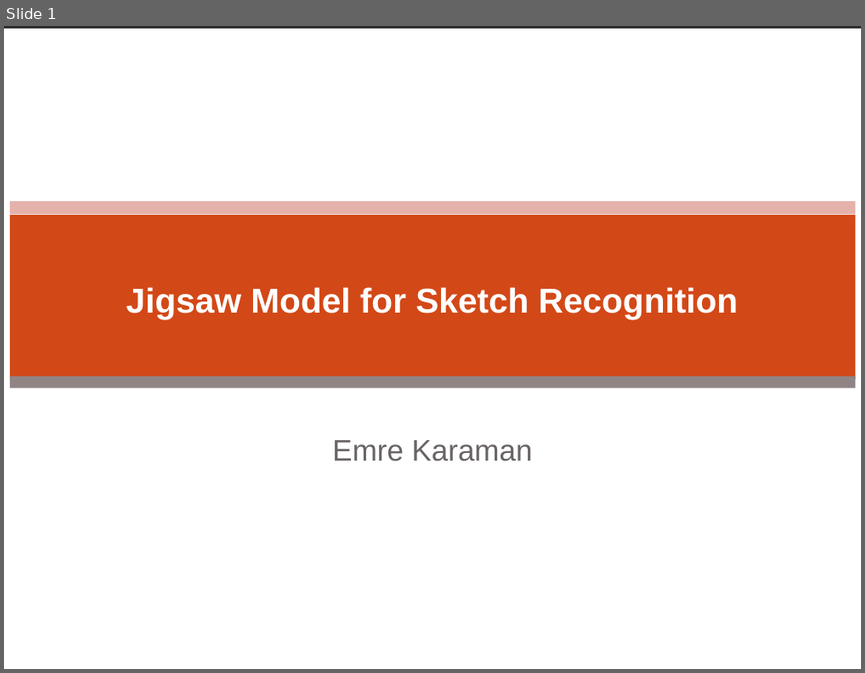
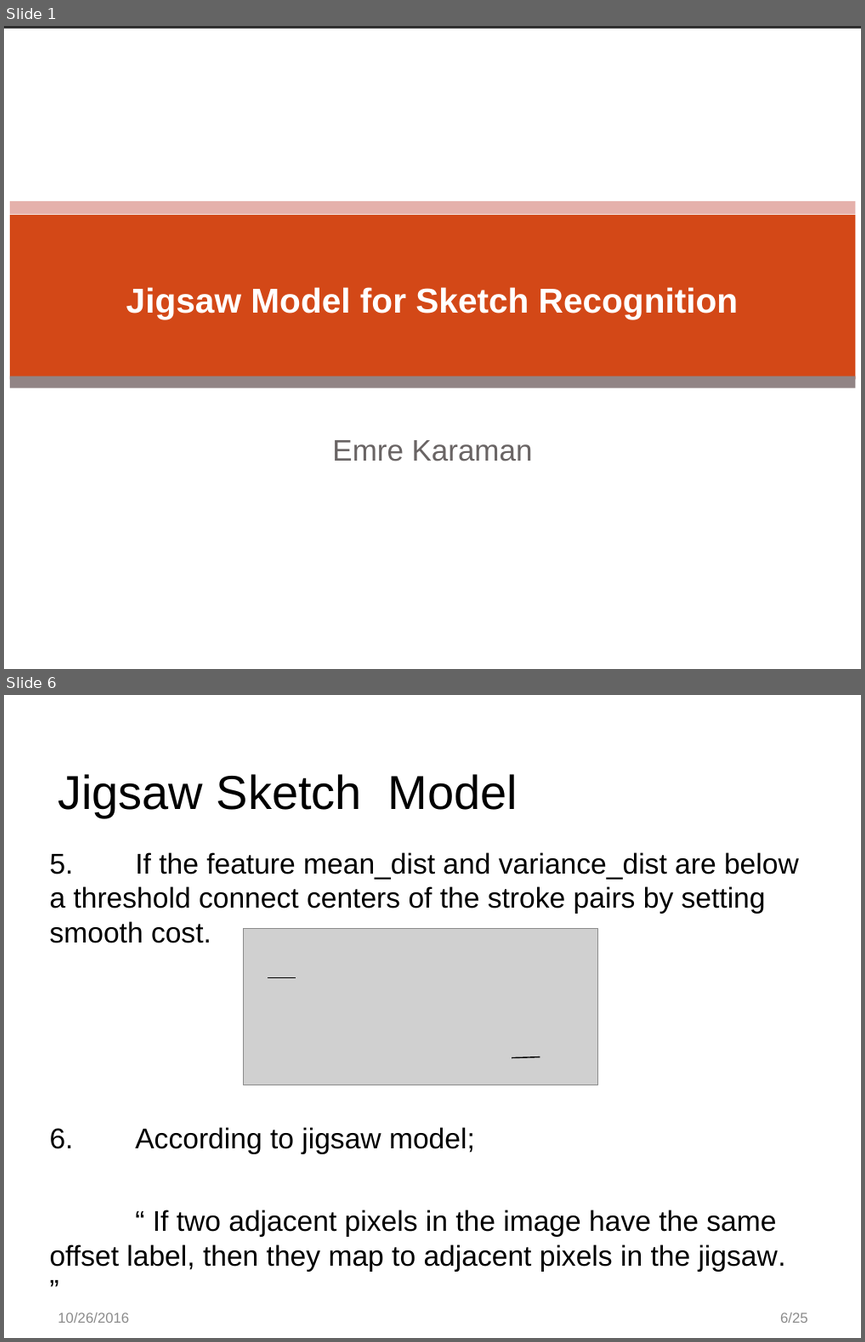
Before and after one commit to ekaraman/Research, a slide deck: jigsawSketch/Jigsaw_161026.pptx. Shown one above the other, each under a label of ours: slide 1 before the commit, slides 1 and 6 after it; the slides between them are not shown. The pictures are 865x673 and 865x1342 pixels, drawn with LibreOffice and Linux fonts; fonts in the diff are those of the drawing; grey boxes stand for pictures; background and template pictures are left out; a plain dark background stands for a picture behind light text. Boxes give left, top, right and bottom in pixels: in the first picture for what was removed or moved away, otherwise in the second. Text is boxed around its words. In the diff, an @@ line names an element or a change of style, - is before the commit and + after.

```diff
--- a/jigsawSketch/Jigsaw_161026.pptx
+++ b/jigsawSketch/Jigsaw_161026.pptx
@@ slide 6 added at bbox=[4, 695, 861, 1338], background #FFFFFF @@
@@ title added at bbox=[58, 774, 517, 817], 40 pt, text #000000 @@
+Jigsaw Sketch Model
@@ text added at bbox=[50, 852, 799, 1271], 24.1 pt, text #000000 @@
+5. If the feature mean_dist and variance_dist are below a threshold connect centers of the stroke pairs by setting smooth cost.
+6. According to jigsaw model;
+“ If two adjacent pixels in the image have the same offset label, then they map to adjacent pixels in the jigsaw. ”
@@ picture added at bbox=[244, 929, 598, 1085] @@
@@ line added from (268, 978) to (296, 978), #000000 1 pt @@
@@ line added from (512, 1057) to (540, 1056), #000000 1 pt @@
@@ text added at bbox=[58, 1312, 129, 1322], 12 pt, text #8C8C8C @@
+10/26/2016
@@ page number added at bbox=[780, 1312, 808, 1322], 12 pt, text #8C8C8C @@
+6/25
```
Also in this commit, not shown: 6 slides changed, 3 other slides added, 24 slides removed.
